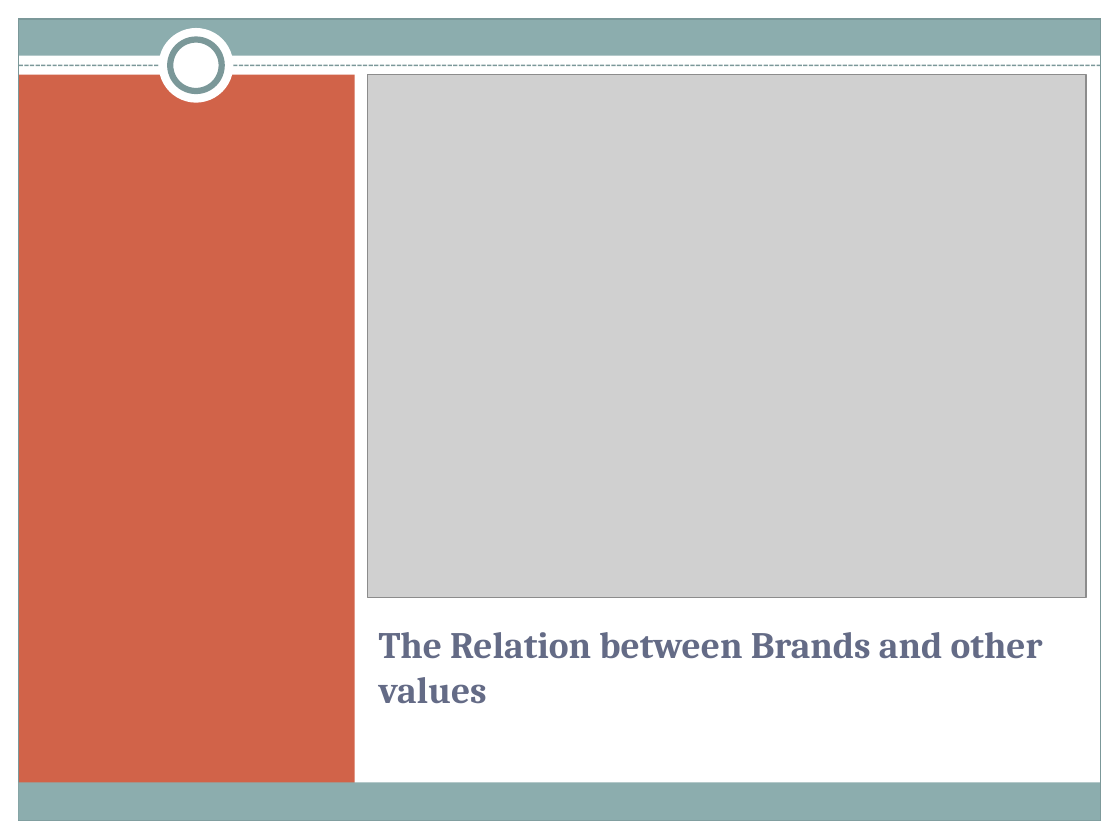
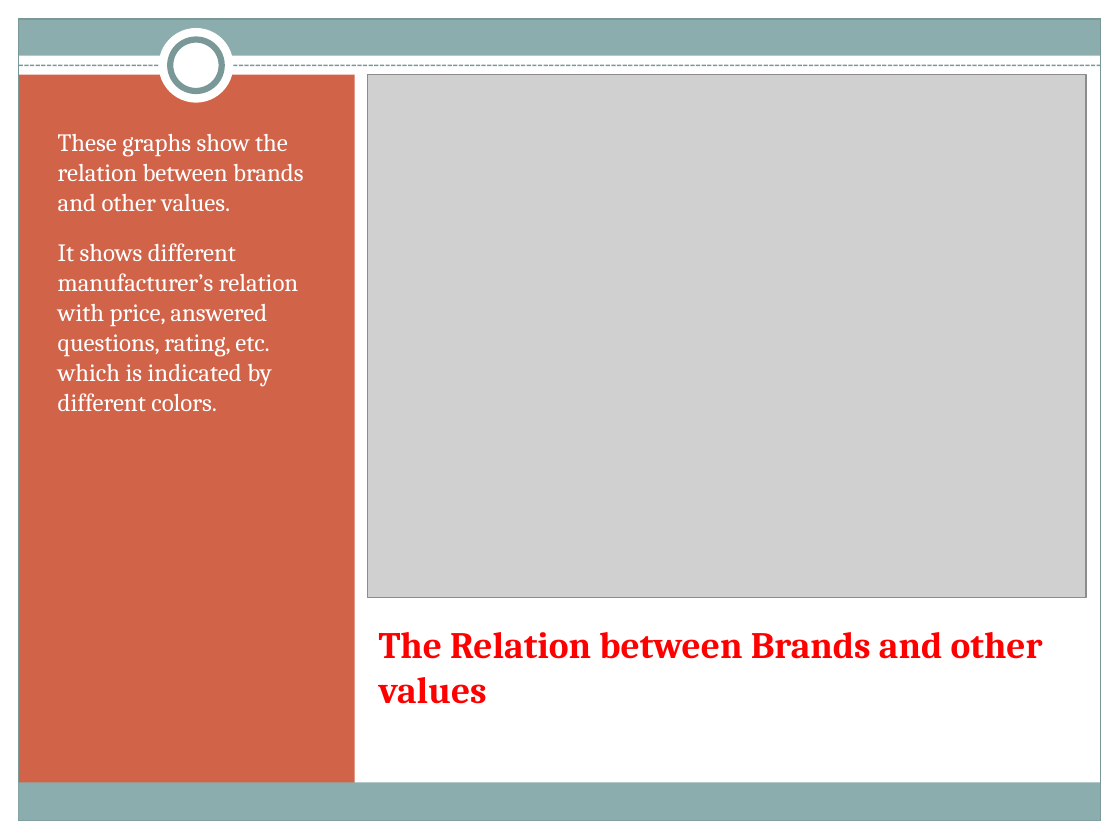
Before and after one commit to AshaSharmaGitHub/CDF-Project, a slide deck: slide 7 of Project-PPT.pptx. Drawn at 1120x840 pixels with LibreOffice and Linux fonts; fonts in the diff are those of the drawing; grey boxes stand for pictures. Boxes give left, top, right and bottom in pixels: in the first picture for what was removed or moved away, otherwise in the second. Text is boxed around its words. In the diff, an @@ line names an element or a change of style, - is before the commit and + after.

```diff
--- a/Project-PPT.pptx
+++ b/Project-PPT.pptx
@@ text added at [58, 134, 303, 412], 16 pt, text #FFFFFF @@
+These graphs show the relation between brands and other values.
+It shows different manufacturer’s relation with price, answered questions, rating, etc. which is indicated by different colors.
@@ title "The Relation between Brands and ..." at [379, 632, 1043, 704]: text colour #646B86 to #FF0000 @@
```
Also in this commit, not shown: 3 other slides changed, 2 other files.
